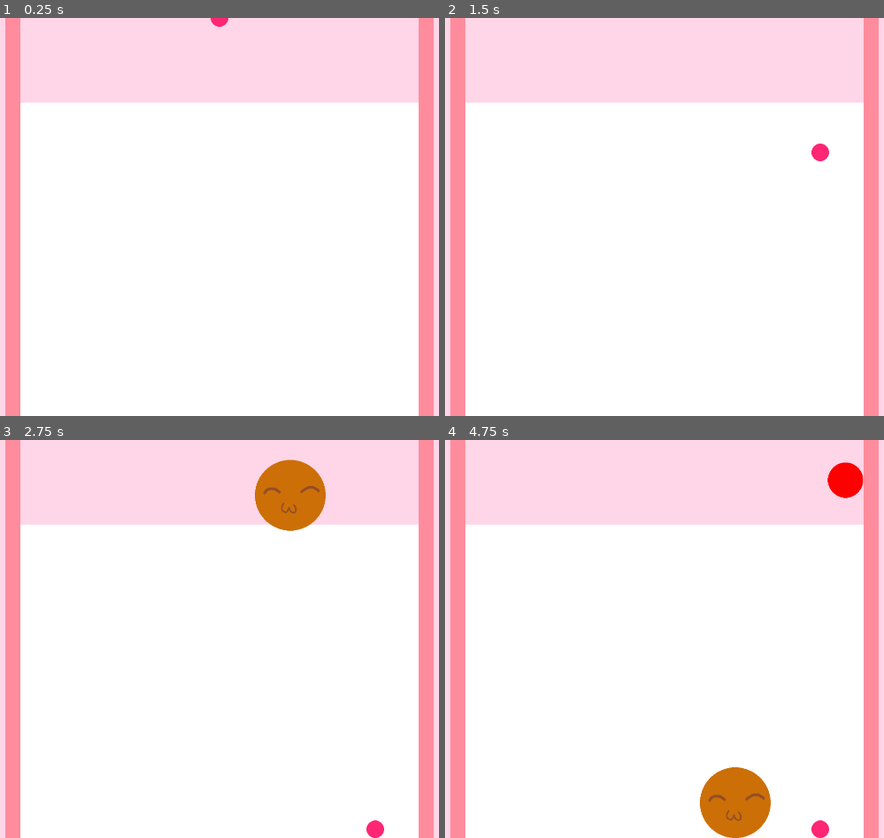
Above: before the commit, frames 1-4 (two rows, left to right).
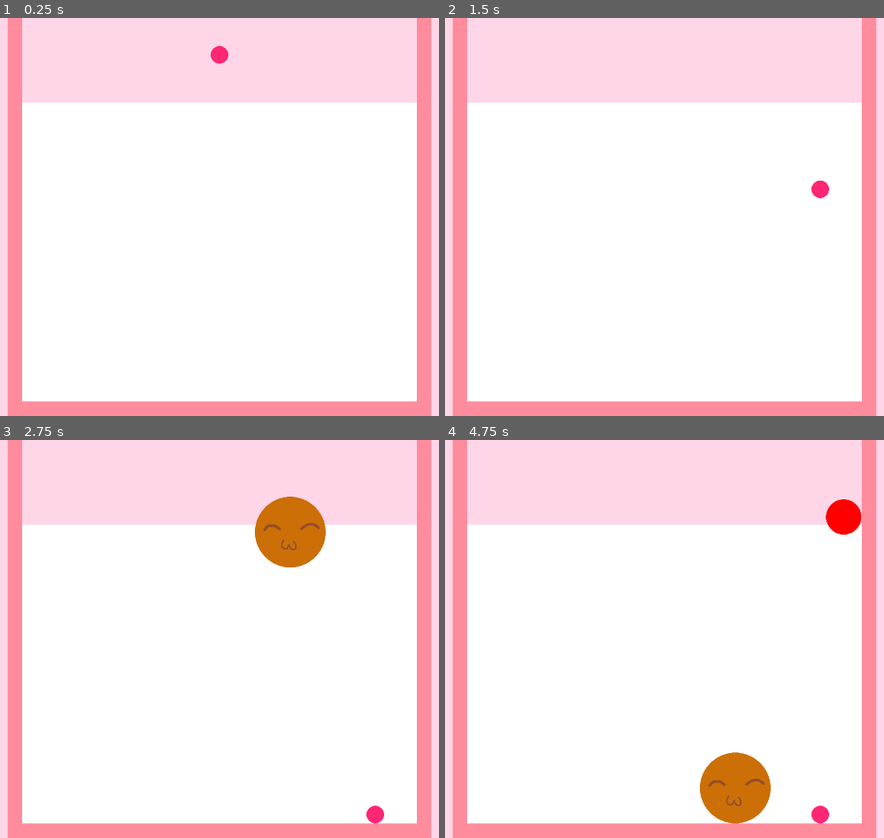
Above: after the commit, the same moments.

Repository: jadicodes/candy-drop
Game: Godot game, scene res://world/world.tscn
The game is run twice, just before and just after one commit, with the same random seed, the same clock (stepped at 60 frames per second) and the same inputs.
Inputs (mouse positions are in pixels of both pictures, inside the frame that each line leads up to):
- Up to frame 1 (0.25 s): no input
- Up to frame 2 (1.5 s): tap Enter at 0.5 s; move the mouse to (818, 197) at 0.52 s; click (818, 197) at 0.6 s; move the mouse to (524, 236) at 1.27 s; click (524, 236) at 1.35 s
- Up to frame 3 (2.75 s): move the mouse to (289, 551) at 2.02 s; click (289, 551) at 2.1 s
- Up to frame 4 (4.75 s): move the mouse to (629, 718) at 2.77 s; click (629, 718) at 2.85 s; move the mouse to (875, 698) at 3.52 s; click (875, 698) at 3.6 s; tap Space at 4.25 s; move the mouse to (453, 579) at 4.27 s; click (453, 579) at 4.35 s

The runs differ from the first frame. In frame 1, 5.6% of the frame differs, in the area x 1-99%, y 0-100%; in frame 2, 5.7%; in frame 3, 8.5%; in frame 4, 7.8%.

Commit message:
Change box shape

Diff:
--- a/project/world/world.gd
+++ b/project/world/world.gd
@@ -33,10 +33,11 @@
 	_ball_state = is_dropped.FALSE
 	collision = _ball.get_node("Collision")
 	_ball.global_position.x = _get_spawn_location()
+	_ball.global_position.y = 100
 
 
 func _get_spawn_location() -> float:
-	var _ball_location = clamp(get_global_mouse_position().x, 421 + collision.shape.radius, 1499 - collision.shape.radius)
+	var _ball_location = clamp(get_global_mouse_position().x, 426 + collision.shape.radius, 1494 - collision.shape.radius)
 	return _ball_location
 
 
--- a/project/world/world.tscn
+++ b/project/world/world.tscn
@@ -27,13 +27,13 @@
 [node name="WallContainer" type="Node" parent="."]
 
 [node name="WallLeft" parent="WallContainer" instance=ExtResource("1_3v22x")]
-position = Vector2(380, 0)
+position = Vector2(385, 0)
 
 [node name="WallRight" parent="WallContainer" instance=ExtResource("1_3v22x")]
-position = Vector2(1500, 0)
+position = Vector2(1495, 0)
 
 [node name="Floor" parent="WallContainer" instance=ExtResource("1_3v22x")]
-position = Vector2(1500, 1080)
+position = Vector2(1500, 1040)
 rotation = 1.5708
 
 [node name="Timer" type="Timer" parent="."]
